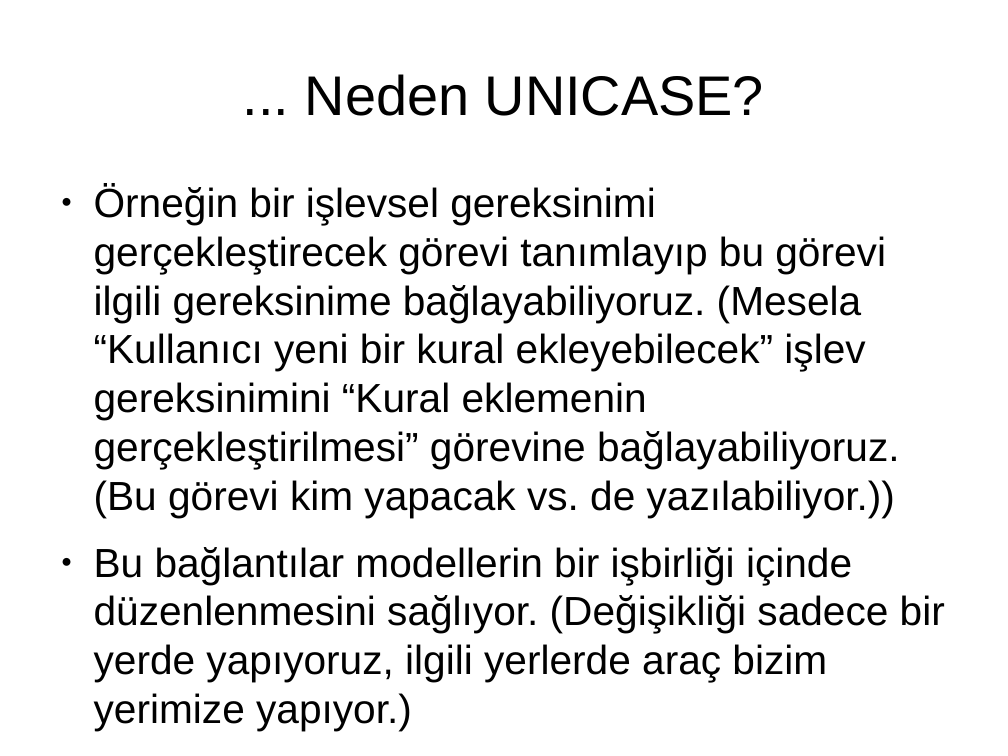
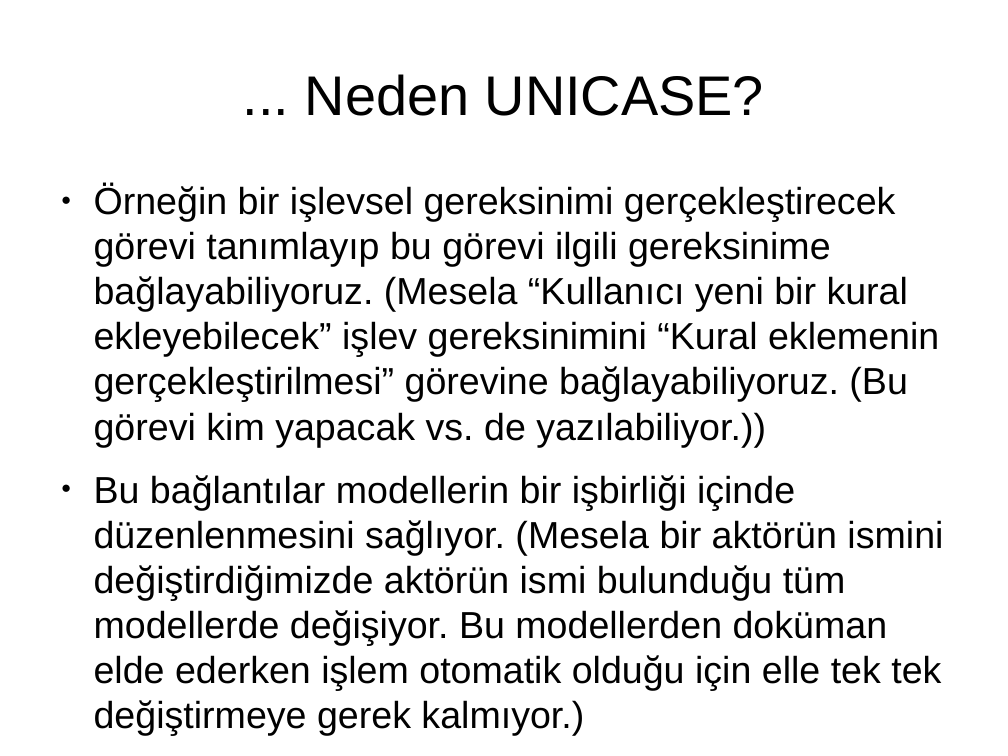
Before and after one commit to pars-linux/uludag, a slide deck: slide 3 of playground/mehmet/unicase2.odp. Drawn at 1008x756 pixels with LibreOffice and Linux fonts; fonts in the diff are those of the drawing. Boxes give left, top, right and bottom in pixels: in the first picture for what was removed or moved away, otherwise in the second. Text is boxed around its words. In the diff, an @@ line names an element or a change of style, - is before the commit and + after.

```diff
--- a/playground/mehmet/unicase2.odp
+++ b/playground/mehmet/unicase2.odp
@@ text at bbox=[94, 184, 939, 447]: size 32 to 29.6 pt in "Örneğin bir işlevsel gereksinimi gerçekleştirecek görevi tan ..." @@
@@ text at bbox=[94, 475, 943, 691]: text changed; size 32 to 29.6 pt @@
-● Bu bağlantılar modellerin bir işbirliği içinde düzenlenmesini sağlıyor. (Değişikliği sadece bir yerde yapıyoruz, ilgili yerlerde araç bizim yerimize yapıyor.)
+● Bu bağlantılar modellerin bir işbirliği içinde düzenlenmesini sağlıyor. (Mesela bir aktörün ismini değiştirdiğimizde aktörün ismi bulunduğu tüm modellerde değişiyor. Bu modellerden doküman elde ederken işlem otomatik olduğu için elle tek tek değiştirmeye gerek kalmıyor.)
```
Also in this commit, not shown: 7 other slides changed, 6 slides added, 7 slides removed, 1 other file.
